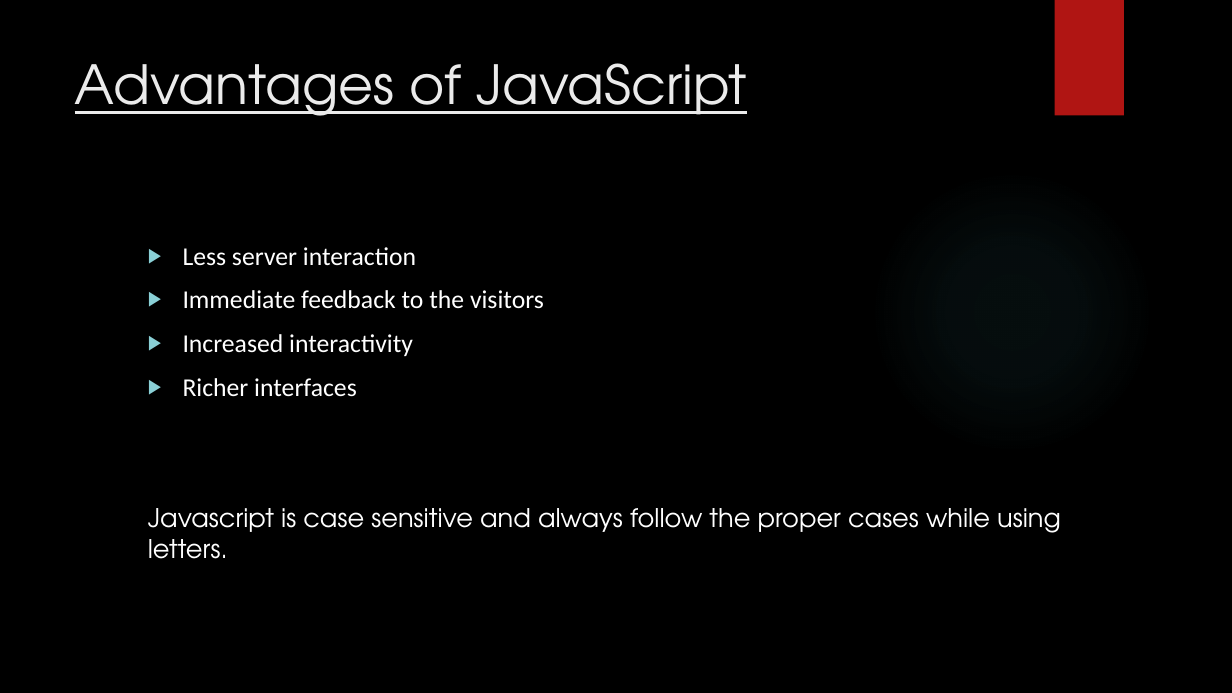
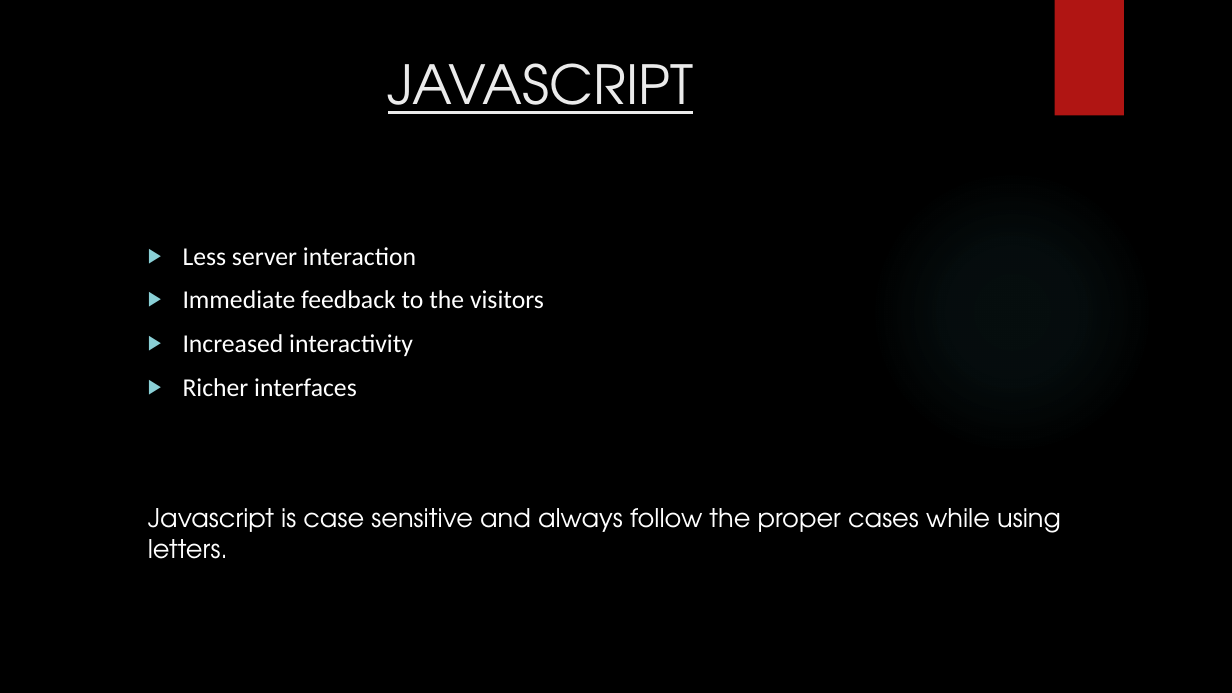
Before and after one commit to prashanthr036/qUnit-WS, a slide deck: slide 5 of docs/TestingQunit.pptx. Drawn at 1232x693 pixels with LibreOffice and Linux fonts; fonts in the diff are those of the drawing; background and template pictures are left out. Boxes give left, top, right and bottom in pixels: in the first picture for what was removed or moved away, otherwise in the second. Text is boxed around its words. In the diff, an @@ line names an element or a change of style, - is before the commit and + after.

```diff
--- a/docs/TestingQunit.pptx
+++ b/docs/TestingQunit.pptx
@@ title at <box>388,63,693,114</box>: text changed @@
-Advantages of JavaScript
+JAVASCRIPT
```
Also in this commit, not shown: 2 other slides changed, 1 slide added, 1 slide removed.
